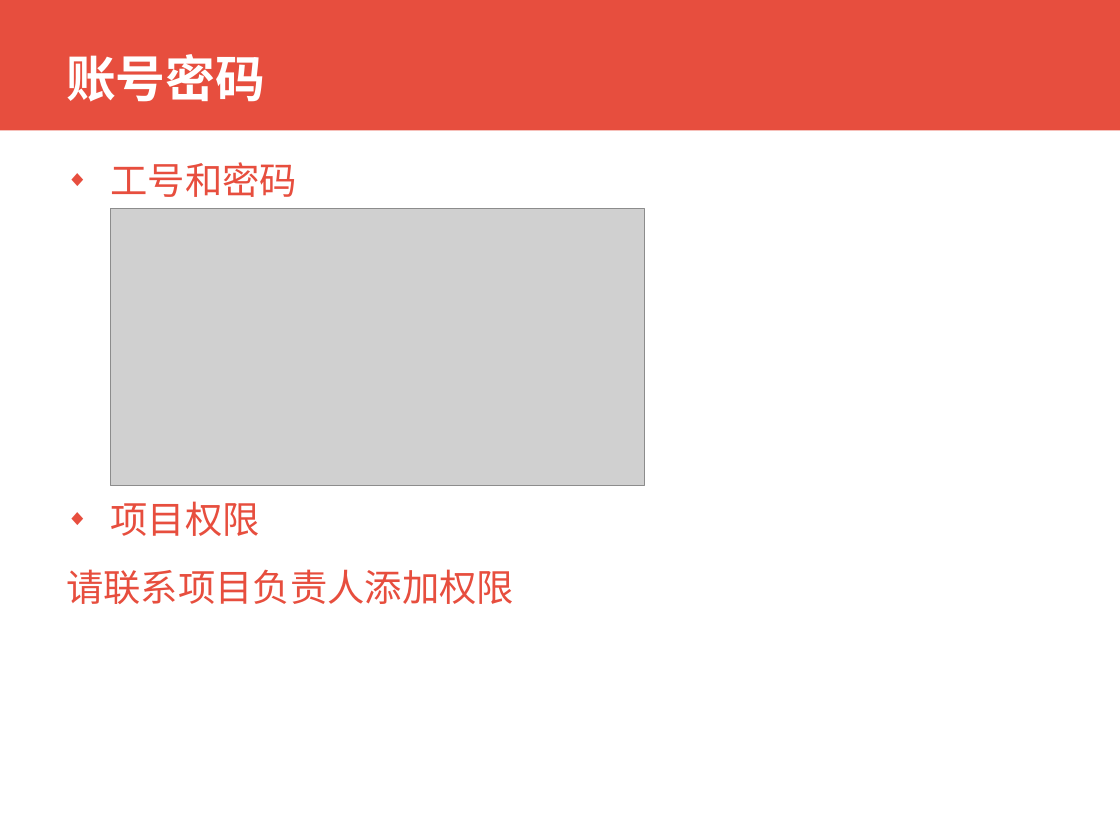
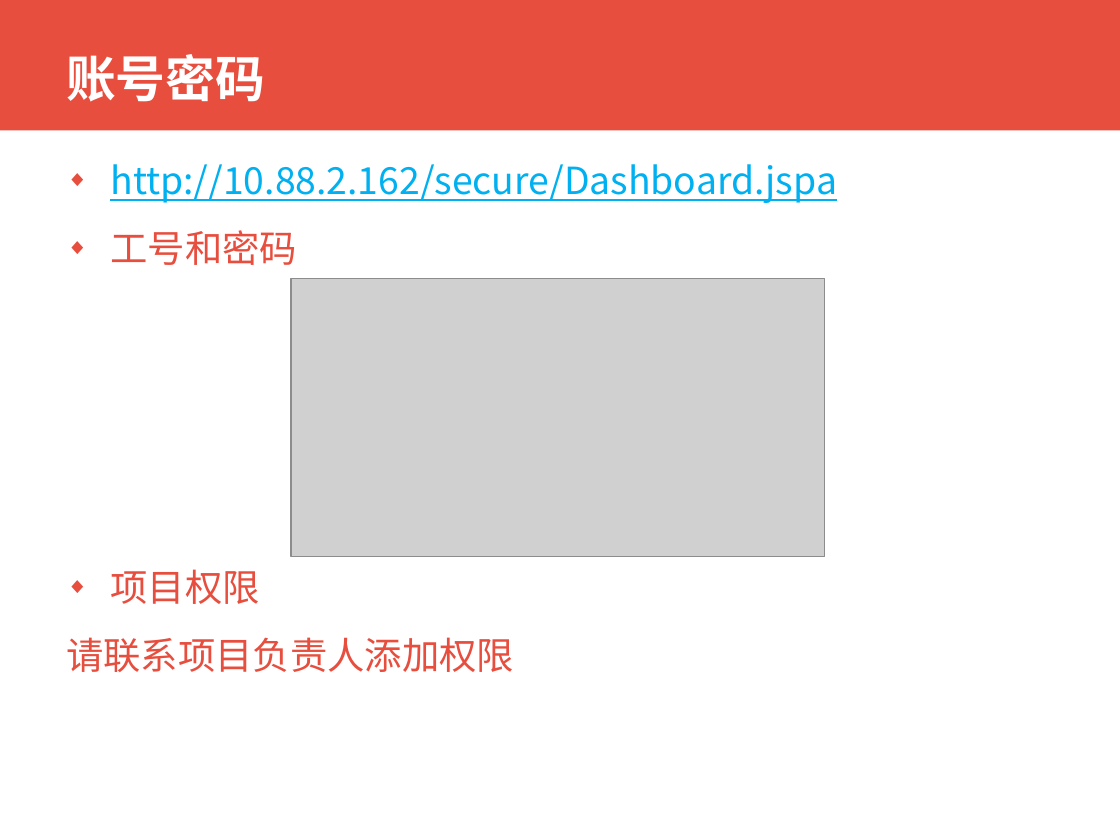
Before and after one commit to xianmomo/demo, a slide deck: slide 14 of 新员工入职指引/信息技术部常用管理平台使用.pptx. Drawn at 1120x840 pixels with LibreOffice and Linux fonts; fonts in the diff are those of the drawing; grey boxes stand for pictures; background and template pictures are left out. Boxes give left, top, right and bottom in pixels: in the first picture for what was removed or moved away, otherwise in the second. Text is boxed around its words. In the diff, an @@ line names an element or a change of style, - is before the commit and + after.

```diff
--- a/新员工入职指引/信息技术部常用管理平台使用.pptx
+++ b/新员工入职指引/信息技术部常用管理平台使用.pptx
@@ text at bbox=[110, 164, 837, 203]: paragraph added @@
+◆ http://10.88.2.162/secure/Dashboard.jspa
@@ picture: place and size @@
-picture at bbox=[110, 208, 644, 486]
+picture at bbox=[291, 279, 825, 557]
```
Also in this commit, not shown: 4 other slides changed.
